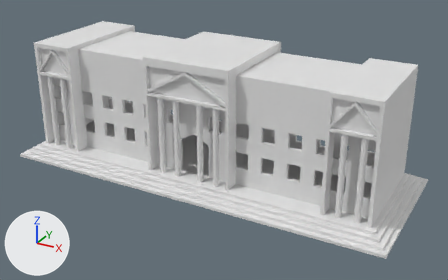
The Blender file Khutso's Art/Art/Gov Buiilding.blend: old version first, new version second.
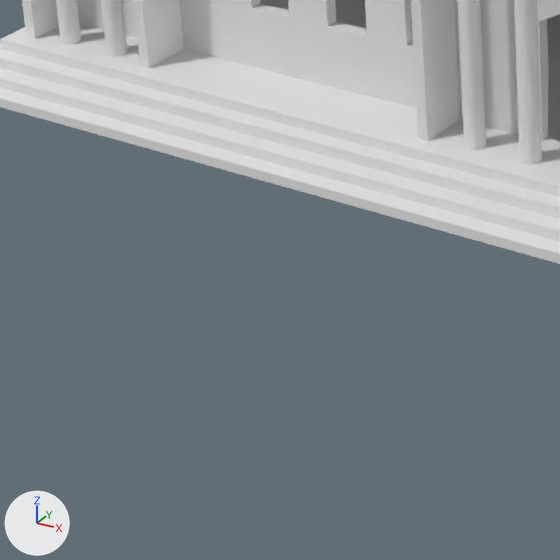
Old and new are each drawn whole from a camera (50 mm lens) standing at (19.14, -33.57, 19.1) and looking at (1.7, -1.87, 3.25) and again close up on the part from 9% to 41% of the width and 48% to 100% of the height. The lights are fixed; the arrows at lower left show +X, +Y and +Z. The close-ups show mesh edges as thin lines. Materials are left out; every surface is plain grey.
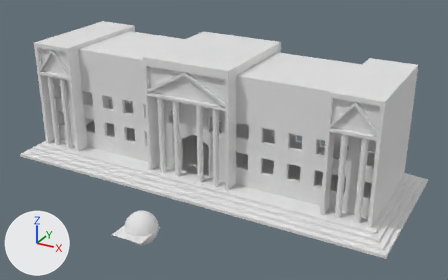
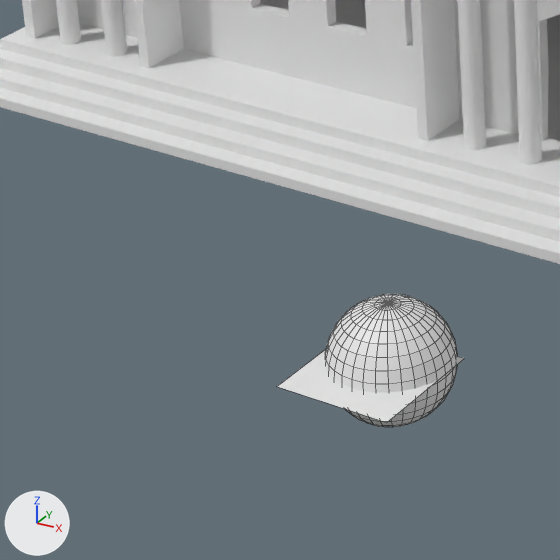
Where the change shows, as pixel boxes (x1, y1, x2, y2) in the close-ups (560 x 560 px):
'Sphere', added
    after: (325, 294, 457, 427)
'Plane', added
    after: (277, 350, 465, 422)

The change, as a diff of the scene's bpy script:
```diff
--- a/Khutso's Art/Art/Gov Buiilding.blend.py
+++ b/Khutso's Art/Art/Gov Buiilding.blend.py
@@ me_sphere @@
+me_sphere.from_pydata(...)  # a UV sphere (32 segments, 16 rings, poles along z) spanning x -1.0..1.0, y -1.0..1.0, z -1.0..1.0
@@ me_plane @@
+me_plane.from_pydata([(-1.0, -1.0, 0.0), (1.0, -1.0, 0.0), (-1.0, 1.0, 0.0), (1.0, 1.0, 0.0)], [], [(0, 1, 3, 2)])
@@ ob_sphere @@
+ob_sphere = bpy.data.objects.new('Sphere', me_sphere)
+ob_sphere.location = (0.0, -8.69, -0.06)
@@ ob_plane @@
+ob_plane = bpy.data.objects.new('Plane', me_plane)
+ob_plane.location = (0.0, -9.18, 0.0)
```
